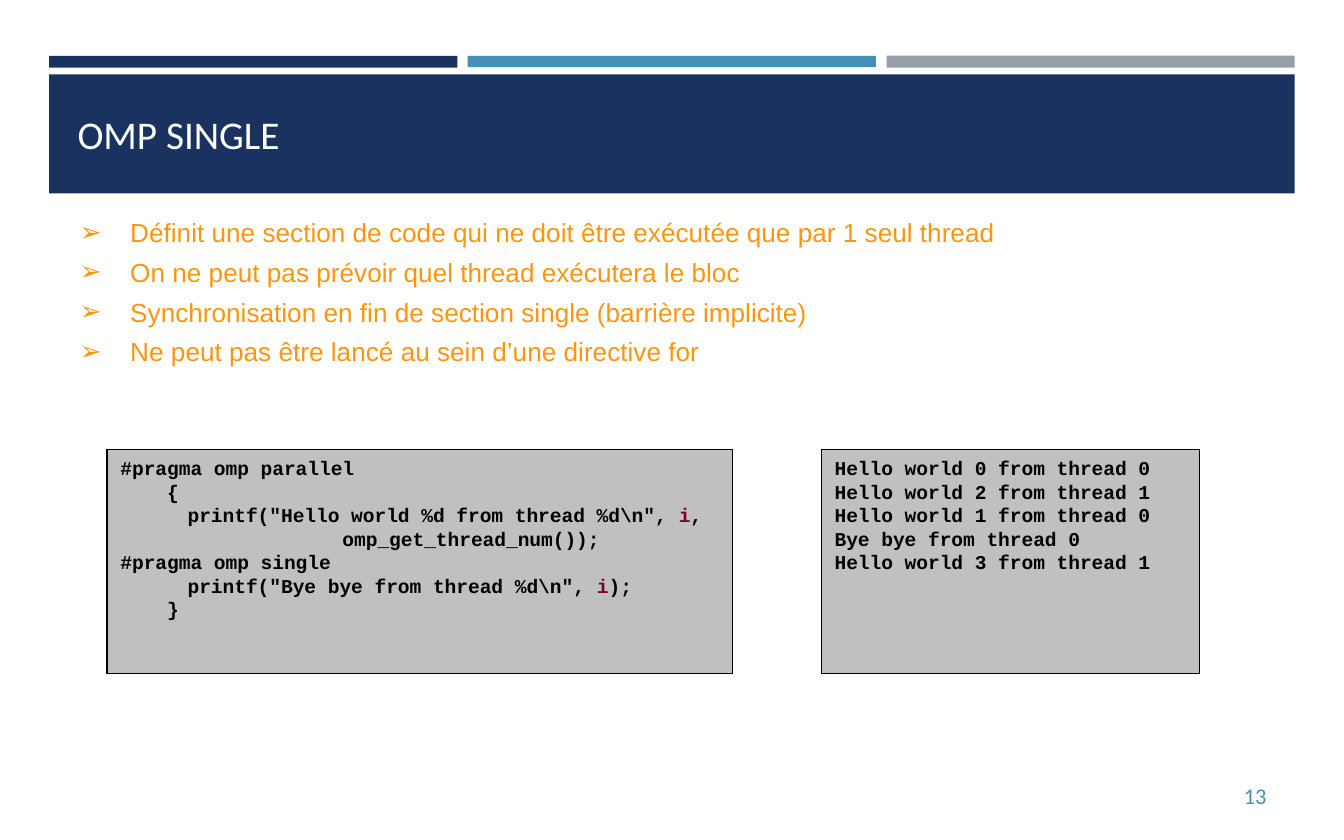
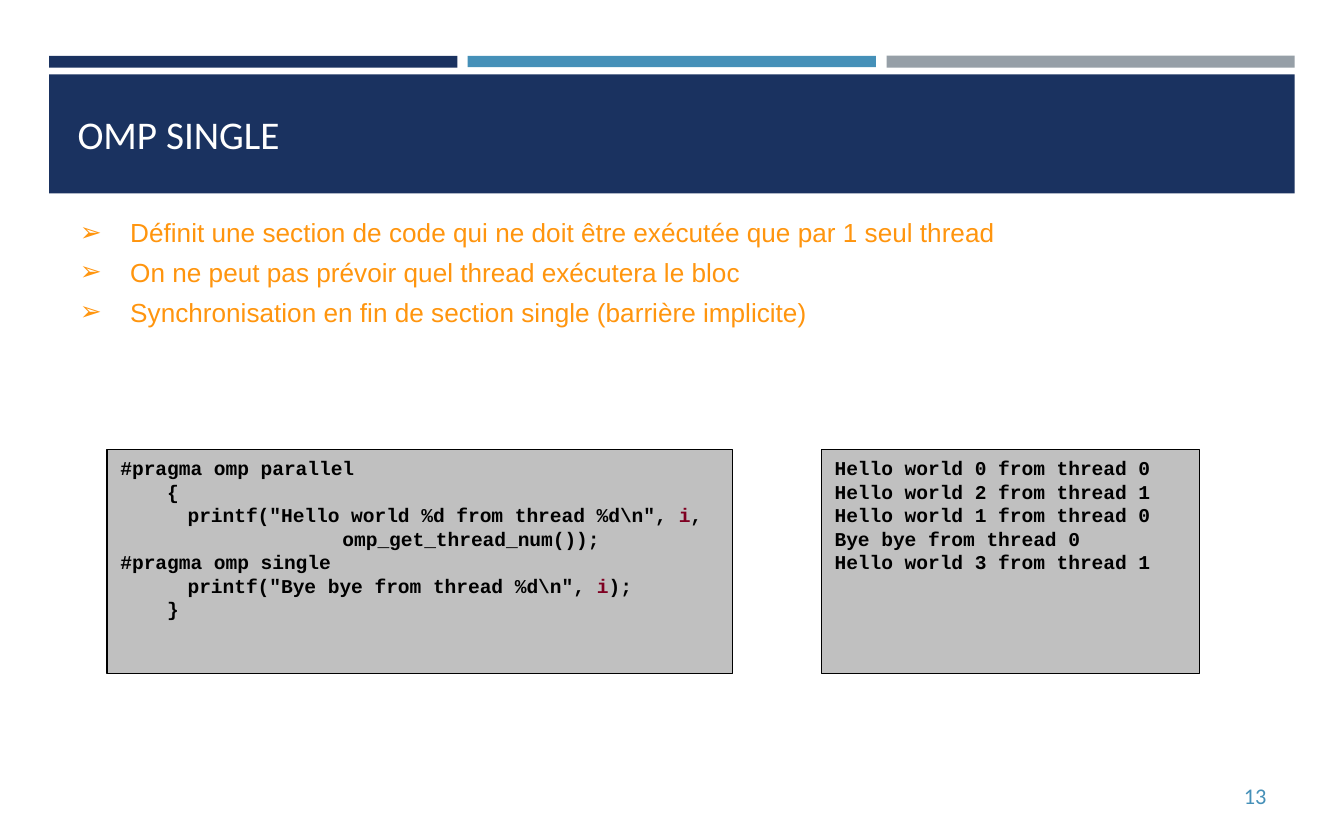
Before and after one commit to franckginguene/hpc_formation_scalian, a slide deck: slide 13 of Diapos/HPC_OpenMP.pptx. Drawn at 1344x840 pixels with LibreOffice and Linux fonts; fonts in the diff are those of the drawing. Boxes give left, top, right and bottom in pixels: in the first picture for what was removed or moved away, otherwise in the second. Text is boxed around its words. In the diff, an @@ line names an element or a change of style, - is before the commit and + after.

```diff
--- a/Diapos/HPC_OpenMP.pptx
+++ b/Diapos/HPC_OpenMP.pptx
@@ text at (130,341,699,367): paragraph removed @@
-➢ Ne peut pas être lancé au sein d’une directive for
```
Also in this commit, not shown: 11 other slides changed, 2 slides added, 1 slide removed, 1 other file.
